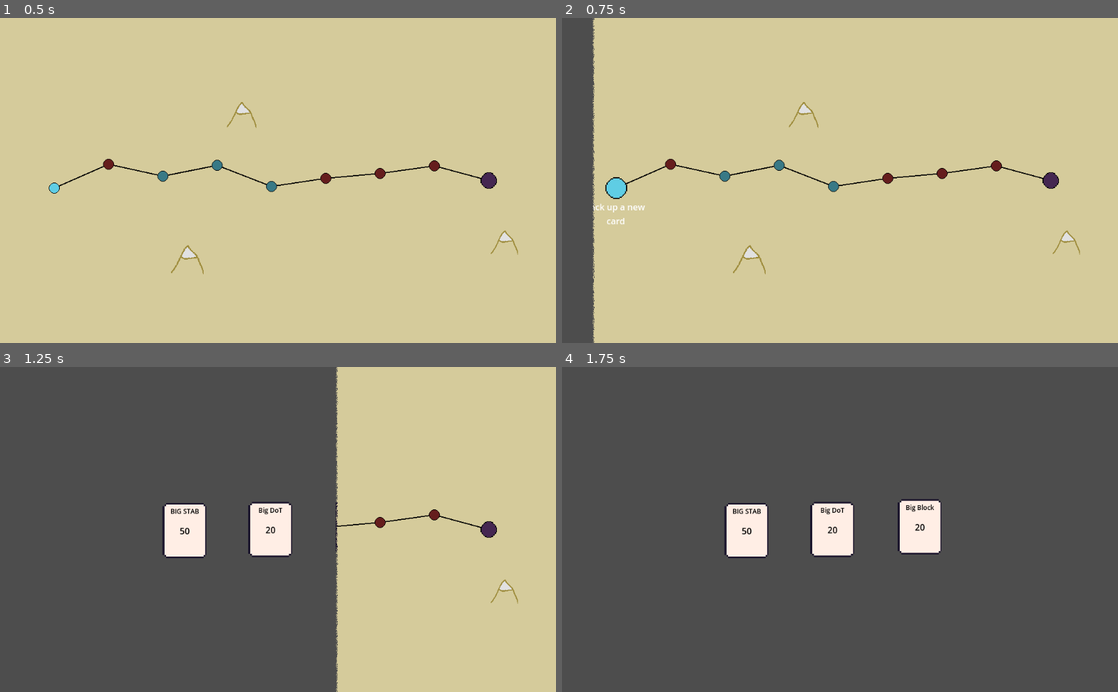
Above: before the commit, frames 1-4 (two rows, left to right).
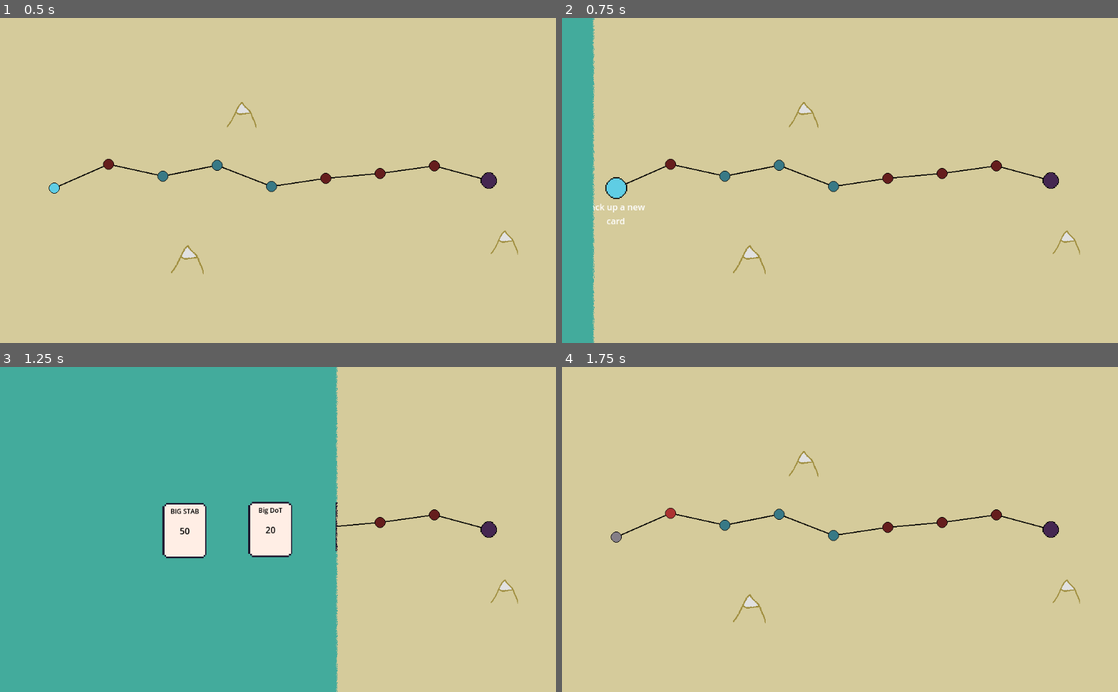
Above: after the commit, the same moments.

Repository: maxnovak/card-battle-time
Game: Godot game, scene res://Game.tscn
Same seed, same stepped clock (60 frames per second), same inputs: the game is played once before the commit and once after it.
Inputs (mouse positions are in pixels of both pictures, inside the frame that each line leads up to):
- Up to frame 1 (0.5 s): no input
- Up to frame 2 (0.75 s): tap Enter at 0.5 s; move the mouse to (617, 187) at 0.52 s; click (617, 187) at 0.67 s
- Up to frame 3 (1.25 s): no input
- Up to frame 4 (1.75 s): move the mouse to (745, 529) at 1.27 s; click (745, 529) at 1.42 s

Frame 1 is identical in both runs. In frame 2, 5.7% of the frame differs, in the area x 0-6%, y 0-100%; in frame 3, 58%; in frame 4, 100%, in the area x 0-100%, y 0-100%.

Commit message:
Small fixes
- Mouse will show pointer when clickable for cards now
- Background added to card selection screen
- Push pixels so can work with more things at 0,0 and less negatives

Diff:
--- a/Card/Card.tscn
+++ b/Card/Card.tscn
@@ -32,11 +32,14 @@
 offset_bottom = 20.0
 grow_horizontal = 2
 grow_vertical = 2
+mouse_default_cursor_shape = 2
 
 [node name="DamageAmount" type="RichTextLabel" parent="DamageContainer"]
 clip_contents = false
 layout_mode = 2
 size_flags_horizontal = 3
+mouse_filter = 1
+mouse_default_cursor_shape = 2
 theme_override_colors/default_color = Color(0, 0, 0, 1)
 theme_override_font_sizes/normal_font_size = 16
 fit_content = true
@@ -55,12 +58,15 @@
 offset_bottom = -23.0
 grow_horizontal = 2
 grow_vertical = 2
+mouse_default_cursor_shape = 2
 
 [node name="CardName" type="RichTextLabel" parent="NameContainer"]
 clip_contents = false
 layout_mode = 2
 size_flags_horizontal = 3
 size_flags_vertical = 3
+mouse_filter = 1
+mouse_default_cursor_shape = 2
 theme_override_colors/default_color = Color(0, 0, 0, 1)
 theme_override_font_sizes/normal_font_size = 12
 fit_content = true
@@ -72,6 +78,8 @@
 offset_top = -32.0
 offset_right = 21.0
 offset_bottom = -9.0
+mouse_filter = 1
+mouse_default_cursor_shape = 2
 theme_override_colors/font_color = Color(0, 0, 0, 1)
 horizontal_alignment = 1
 
--- a/Card/card.gd
+++ b/Card/card.gd
@@ -25,9 +25,11 @@
 
 func _on_area_2d_mouse_entered():
 	position.y = position.y - 30
+	Input.set_default_cursor_shape(Input.CURSOR_POINTING_HAND)
 
 func _on_area_2d_mouse_exited():
 	position.y = position.y + 30
+	Input.set_default_cursor_shape(Input.CURSOR_ARROW)
 
 func _process(_delta):
 	$DamageContainer/DamageAmount.text = str(amount)
--- a/Events/AquireCard/AquireCard.tscn
+++ b/Events/AquireCard/AquireCard.tscn
@@ -5,6 +5,19 @@
 
 [node name="AquireCard" type="Node2D"]
 script = ExtResource("1_rl5y8")
+
+[node name="CanvasLayer" type="CanvasLayer" parent="."]
+layer = -1
+
+[node name="Background" type="ColorRect" parent="CanvasLayer"]
+anchors_preset = 15
+anchor_right = 1.0
+anchor_bottom = 1.0
+grow_horizontal = 2
+grow_vertical = 2
+scale = Vector2(1024.5, 600)
+mouse_filter = 1
+color = Color(0.262745, 0.670588, 0.611765, 1)
 
 [node name="Card" parent="." instance=ExtResource("2_j1c8l")]
 position = Vector2(340, 302)
--- a/Events/Combat/Combat.tscn
+++ b/Events/Combat/Combat.tscn
@@ -18,7 +18,6 @@
 texture = ExtResource("2_e8glv")
 
 [node name="GUI" type="Node2D" parent="."]
-position = Vector2(0, -50)
 script = ExtResource("3_vhbpe")
 
 [node name="Battle Grid" parent="GUI" instance=ExtResource("4_kfi7k")]
@@ -31,9 +30,9 @@
 
 [node name="Button" type="Button" parent="GUI"]
 offset_left = 890.0
-offset_top = 580.0
+offset_top = 500.0
 offset_right = 1003.0
-offset_bottom = 611.0
+offset_bottom = 531.0
 text = "Redraw Hand"
 script = ExtResource("5_0oa4f")
 
--- a/Events/Combat/GUI/BattleGrid.tscn
+++ b/Events/Combat/GUI/BattleGrid.tscn
@@ -4,29 +4,28 @@
 [ext_resource type="Script" path="res://Events/Combat/GUI/battle_grid.gd" id="1_ln7jc"]
 
 [node name="Battle Grid" type="Node2D"]
-position = Vector2(150, -50)
 script = ExtResource("1_ln7jc")
 
 [node name="Sprite2D" type="Sprite2D" parent="."]
-position = Vector2(0, 555.5)
+position = Vector2(150, 455)
 texture = ExtResource("1_hpnag")
 
 [node name="Sprite2D2" type="Sprite2D" parent="."]
-position = Vector2(150, 555.5)
+position = Vector2(300, 455)
 texture = ExtResource("1_hpnag")
 
 [node name="Sprite2D3" type="Sprite2D" parent="."]
-position = Vector2(300, 555.5)
+position = Vector2(450, 455)
 texture = ExtResource("1_hpnag")
 
 [node name="Sprite2D4" type="Sprite2D" parent="."]
-position = Vector2(450, 555.5)
+position = Vector2(600, 455)
 texture = ExtResource("1_hpnag")
 
 [node name="Sprite2D5" type="Sprite2D" parent="."]
-position = Vector2(600, 555.5)
+position = Vector2(750, 455)
 texture = ExtResource("1_hpnag")
 
 [node name="Sprite2D6" type="Sprite2D" parent="."]
-position = Vector2(750, 555.5)
+position = Vector2(900, 455)
 texture = ExtResource("1_hpnag")
--- a/game.gd
+++ b/game.gd
@@ -7,6 +7,7 @@
 var mapHolder = $Scenes/Map
 
 func _on_map_change_scene(type):
+	Input.set_default_cursor_shape(Input.CURSOR_WAIT)
 	var image = get_viewport().get_texture().get_image()
 	var texture = ImageTexture.create_from_image(image)
 	$Sprite2D.texture = texture
@@ -21,8 +22,10 @@
 		$Scenes.add_child(aquireCard)
 	$AnimationPlayer.play("side-wipe")
 	await $AnimationPlayer.animation_finished
+	Input.set_default_cursor_shape(Input.CURSOR_ARROW)
 
 func _event_ended(event):
+	Input.set_default_cursor_shape(Input.CURSOR_WAIT)
 	var image = get_viewport().get_texture().get_image()
 	var texture = ImageTexture.create_from_image(image)
 	$Sprite2D.texture = texture
@@ -31,3 +34,4 @@
 	$AnimationPlayer.play("side-wipe")
 	await $AnimationPlayer.animation_finished
 	event.queue_free()
+	Input.set_default_cursor_shape(Input.CURSOR_ARROW)
